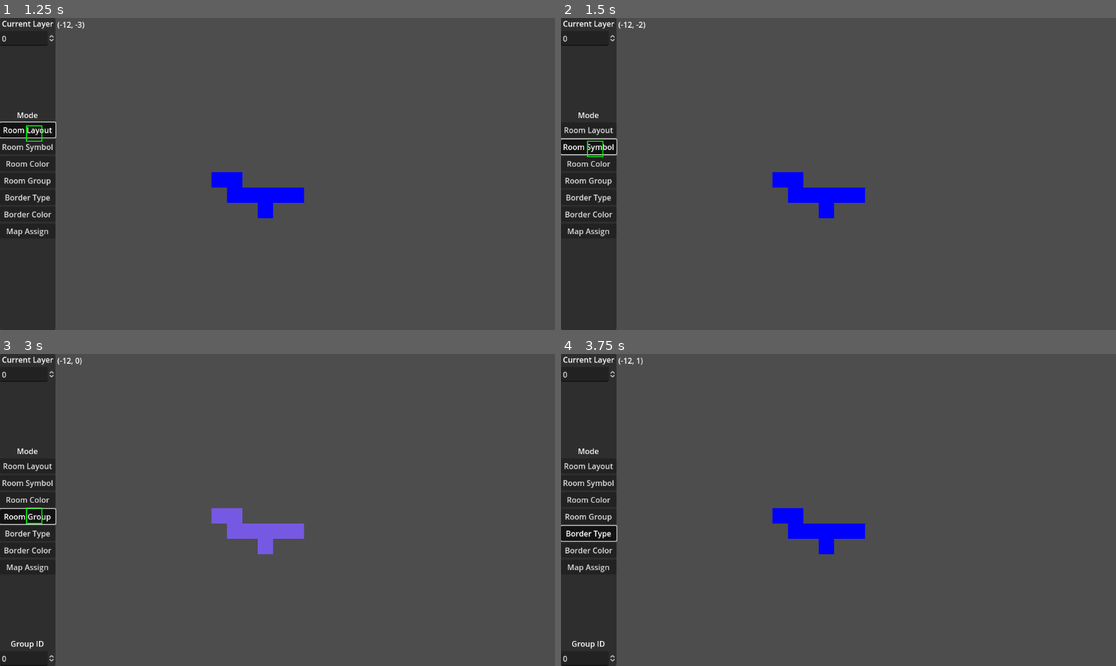
Above: before the commit, frames 1-4 (two rows, left to right).
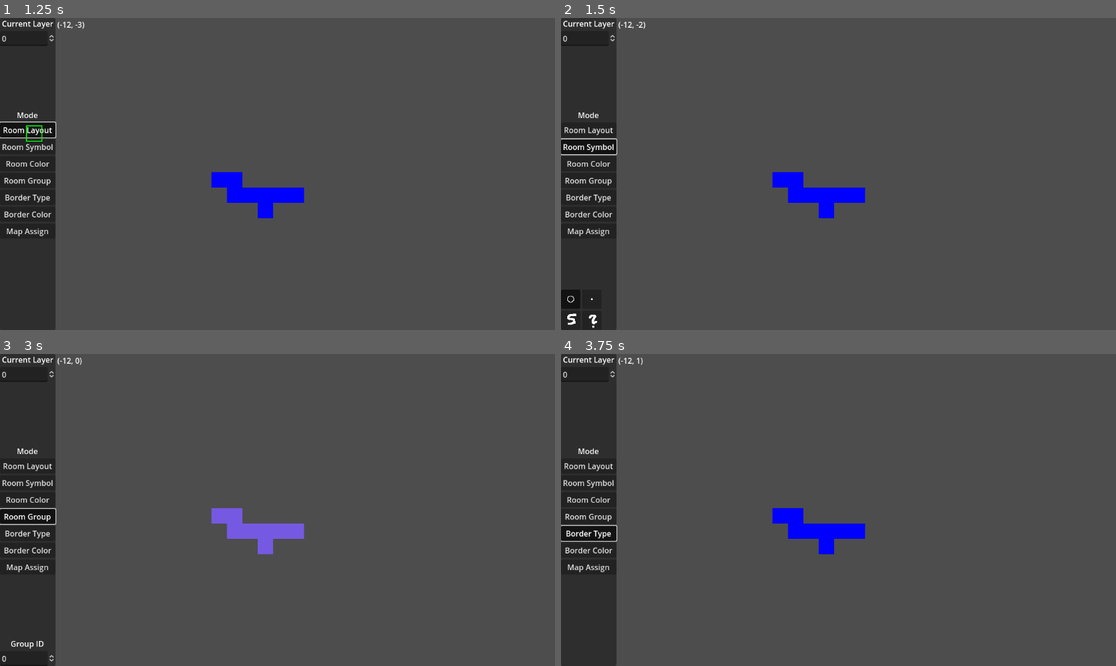
Above: after the commit, the same moments.

Repository: KoBeWi/Metroidvania-System
Game: Godot game, scene res://MetroidvaniaSystem/MapEditor/MapEditor.tscn
Two runs of this game, one before a commit and one after it. Both use one fixed random seed, a clock stepped at 60 frames per second and the inputs below.
Inputs:
- Up to frame 1 (1.25 s): click "Room Layout" at 0.5 s
- Up to frame 2 (1.5 s): click "Room Symbol" at 1.25 s
- Up to frame 3 (3 s): click "Room Color" at 2 s; click "Room Group" at 2.75 s
- Up to frame 4 (3.75 s): click "Border Type" at 3.5 s

Frame 1 is identical in both runs. In frame 2, 0.3% of the frame differs, in the area x 0-8%, y 39-100%; in frame 3, less than 0.1%; in frame 4, 0.1%.
Error in both runs: Trying to assign an array of type "Array" to a variable of type "Array[Vector3i]". (res://MetroidvaniaSystem/System/MetroidvaniaSystem.gd:116)

Commit message:
Implemented symbol editor

Diff:
--- a/MetroidvaniaSystem/MapEditor/MapEditor.gd
+++ b/MetroidvaniaSystem/MapEditor/MapEditor.gd
@@ -33,7 +33,7 @@
 	map_overlay.queue_redraw()
 
 func get_current_sub_editor() -> Control:
-	return mode_group.get_pressed_button()
+	return mode_group.get_buttons()[mode - 1]
 
 func _on_map_input(event: InputEvent) -> void:
 	if event is InputEventMouseMotion:
--- a/MetroidvaniaSystem/MapEditor/MapEditor.tscn
+++ b/MetroidvaniaSystem/MapEditor/MapEditor.tscn
@@ -98,6 +98,48 @@
 [sub_resource type="GDScript" id="GDScript_ujwfx"]
 resource_name = "RoomSymbol"
 script/source = "extends \"res://MetroidvaniaSystem/MapEditor/SubEditor.gd\"
+
+var symbol_group: ButtonGroup
+
+func _editor_enter():
+	%Symbols.show()
+
+func _editor_exit():
+	%Symbols.hide()
+
+func _ready() -> void:
+	super()
+	room_only_cursor = true
+	symbol_group = ButtonGroup.new()
+
+	for symbol in MetSys.map_symbols:
+		add_symbol(symbol)
+
+func _editor_input(event: InputEvent):
+	if event is InputEventMouseButton:
+		if event.pressed:
+			var room_data := get_room_at_cursor()
+			if room_data.is_empty():
+				return
+
+			if event.button_index == MOUSE_BUTTON_LEFT:
+				room_data[\"symbol\"] = symbol_group.get_pressed_button().get_index()
+				print(room_data)
+				editor.map.queue_redraw()
+			elif event.button_index == MOUSE_BUTTON_RIGHT:
+				room_data.erase(\"symbol\")
+				editor.map.queue_redraw()
+
+func add_symbol(texture: Texture2D):
+	var button := Button.new()
+	button.icon = texture
+	button.toggle_mode = true
+	button.button_group = symbol_group
+
+	if not symbol_group.get_pressed_button():
+		button.button_pressed = true
+
+	%SymbolContainer.add_child(button)
 "
 
 [sub_resource type="GDScript" id="GDScript_tlx5u"]
@@ -113,6 +155,10 @@
 
 func _editor_exit():
 	%Groups.hide()
+
+func _ready() -> void:
+	super()
+	room_only_cursor = true
 
 func _editor_draw(map_overlay: CanvasItem):
 	var room_size: Vector2 = MetSys.ROOM_SIZE
@@ -243,25 +289,19 @@
 metadata/_edit_lock_ = true
 
 [node name="PanelContainer" type="PanelContainer" parent="."]
-offset_right = 115.0
-offset_bottom = 648.0
+layout_mode = 2
 
 [node name="Modes" type="VBoxContainer" parent="PanelContainer"]
-offset_right = 115.0
-offset_bottom = 648.0
+layout_mode = 2
 alignment = 1
 
 [node name="Label" type="Label" parent="PanelContainer/Modes"]
-offset_top = 188.0
-offset_right = 115.0
-offset_bottom = 214.0
+layout_mode = 2
 text = "Mode"
 horizontal_alignment = 1
 
 [node name="RoomLayout" type="Button" parent="PanelContainer/Modes"]
-offset_top = 218.0
-offset_right = 115.0
-offset_bottom = 249.0
+layout_mode = 2
 toggle_mode = true
 button_pressed = true
 button_group = SubResource("ButtonGroup_pv7fp")
@@ -269,115 +309,98 @@
 script = SubResource("GDScript_dsps8")
 
 [node name="RoomSymbol" type="Button" parent="PanelContainer/Modes"]
-offset_top = 253.0
-offset_right = 115.0
-offset_bottom = 284.0
+layout_mode = 2
 toggle_mode = true
 button_group = SubResource("ButtonGroup_pv7fp")
 text = "Room Symbol"
 script = SubResource("GDScript_ujwfx")
 
 [node name="RoomColor" type="Button" parent="PanelContainer/Modes"]
-offset_top = 288.0
-offset_right = 115.0
-offset_bottom = 319.0
+layout_mode = 2
 toggle_mode = true
 button_group = SubResource("ButtonGroup_pv7fp")
 text = "Room Color"
 script = SubResource("GDScript_tlx5u")
 
 [node name="RoomGroup" type="Button" parent="PanelContainer/Modes"]
-offset_top = 323.0
-offset_right = 115.0
-offset_bottom = 354.0
+layout_mode = 2
 toggle_mode = true
 button_group = SubResource("ButtonGroup_pv7fp")
 text = "Room Group"
 script = SubResource("GDScript_a80ln")
 
 [node name="BorderType" type="Button" parent="PanelContainer/Modes"]
-offset_top = 358.0
-offset_right = 115.0
-offset_bottom = 389.0
+layout_mode = 2
 toggle_mode = true
 button_group = SubResource("ButtonGroup_pv7fp")
 text = "Border Type"
 script = SubResource("GDScript_ilxbw")
 
 [node name="BorderColor" type="Button" parent="PanelContainer/Modes"]
-offset_top = 393.0
-offset_right = 115.0
-offset_bottom = 424.0
+layout_mode = 2
 toggle_mode = true
 button_group = SubResource("ButtonGroup_pv7fp")
 text = "Border Color"
 script = SubResource("GDScript_a3fsx")
 
 [node name="MapAssign" type="Button" parent="PanelContainer/Modes"]
-offset_top = 428.0
-offset_right = 115.0
-offset_bottom = 459.0
+layout_mode = 2
 toggle_mode = true
 button_group = SubResource("ButtonGroup_pv7fp")
 text = "Map Assign"
 script = SubResource("GDScript_ibl4j")
 
 [node name="EditControls" type="VBoxContainer" parent="PanelContainer"]
-offset_right = 115.0
-offset_bottom = 648.0
+layout_mode = 2
 mouse_filter = 2
 alignment = 2
 metadata/_edit_lock_ = true
 
+[node name="Symbols" type="VBoxContainer" parent="PanelContainer/EditControls"]
+unique_name_in_owner = true
+visible = false
+layout_mode = 2
+
+[node name="SymbolContainer" type="HFlowContainer" parent="PanelContainer/EditControls/Symbols"]
+unique_name_in_owner = true
+layout_mode = 2
+
 [node name="Groups" type="VBoxContainer" parent="PanelContainer/EditControls"]
 unique_name_in_owner = true
 visible = false
-offset_top = 587.0
-offset_right = 115.0
-offset_bottom = 648.0
+layout_mode = 2
 
 [node name="Label" type="Label" parent="PanelContainer/EditControls/Groups"]
-offset_right = 115.0
-offset_bottom = 26.0
+layout_mode = 2
 text = "Group ID"
 horizontal_alignment = 1
 
 [node name="CurrentGroup" type="SpinBox" parent="PanelContainer/EditControls/Groups"]
 unique_name_in_owner = true
-offset_top = 30.0
-offset_right = 115.0
-offset_bottom = 61.0
+layout_mode = 2
 
 [node name="Layer" type="VBoxContainer" parent="PanelContainer"]
-offset_right = 115.0
-offset_bottom = 648.0
+layout_mode = 2
 mouse_filter = 2
 metadata/_edit_lock_ = true
 
 [node name="Label" type="Label" parent="PanelContainer/Layer"]
-offset_right = 115.0
-offset_bottom = 26.0
+layout_mode = 2
 text = "Current Layer"
 horizontal_alignment = 1
 
 [node name="SpinBox" type="SpinBox" parent="PanelContainer/Layer"]
-offset_top = 30.0
-offset_right = 115.0
-offset_bottom = 61.0
+layout_mode = 2
 
 [node name="MapOverlay" type="Control" parent="."]
-layout_mode = 3
-anchors_preset = 0
-offset_left = 119.0
-offset_right = 1152.0
-offset_bottom = 648.0
+layout_mode = 2
 size_flags_horizontal = 3
 
 [node name="Map" type="Control" parent="MapOverlay"]
 unique_name_in_owner = true
 show_behind_parent = true
 clip_contents = true
-layout_mode = 3
+layout_mode = 1
 anchors_preset = 15
 anchor_right = 1.0
 anchor_bottom = 1.0
--- a/MetroidvaniaSystem/MapEditor/SubEditor.gd
+++ b/MetroidvaniaSystem/MapEditor/SubEditor.gd
@@ -4,6 +4,7 @@
 var editor: EDITOR_SCRIPT
 
 var use_cursor := true
+var room_only_cursor := false
 var cursor_color := Color.GREEN
 
 var drag_from: Vector2i = EDITOR_SCRIPT.NULL_VECTOR2I
@@ -29,7 +30,7 @@
 		map_overlay.draw_rect(Rect2(Vector2(p.x, p.y) * room_size, room_size), Color(1, 1, 0, 0.25))
 
 	if drag_from == EDITOR_SCRIPT.NULL_VECTOR2I:
-		if use_cursor:
+		if use_cursor and (not room_only_cursor or not get_room_at_cursor().is_empty()):
 			map_overlay.draw_rect(Rect2(get_cursor_pos() as Vector2 * room_size, room_size), Color.GREEN, false, 2)
 	else:
 		var rect := get_rect_between(drag_from, get_cursor_pos())
@@ -81,3 +82,6 @@
 		return MetSys.D
 
 	return -1
+
+func get_room_at_cursor() -> Dictionary:
+	return MetSys.get_room_at(get_coords(get_cursor_pos()))
--- a/MetroidvaniaSystem/System/MetroidvaniaSystem.gd
+++ b/MetroidvaniaSystem/System/MetroidvaniaSystem.gd
@@ -205,11 +205,10 @@
 		map_changed.emit(map_data[room].assigned_map)
 	## tu odkrywanie i sygnał teleportacji
 
-## w edytorze map: można rysować prostokąty, trochę jak w trackmanii się łączą (że kwadraty obok siebie mają ściany, ale jak się przeciągnie prostokąt między nimi to są 1 pomieszczenie)
-## można klikać ściany, żeby edytować
-
 func discover_secret_passage(gdzie):
 	pass ## usuwa ścianę?
+	## nazwa: override border
+	## i druga taka metoda do symboli?
 
 func draw_map_square(canvas_item: CanvasItem, offset: Vector2i, room: Vector3i, use_save_data := false):
 	var room_data: Dictionary = map_data.get(room, {})
@@ -272,10 +271,18 @@
 
 	canvas_item.draw_set_transform_matrix(Transform2D())
 
-	if bool(display_flags & DISPLAY_SYMBOLS) and room in save_data.room_symbols:
-		var symbol: int = save_data.room_symbols[room].back()
-		assert(symbol < map_symbols.size())
-		canvas_item.draw_texture(map_symbols[symbol], offset * ROOM_SIZE)
+	if bool(display_flags & DISPLAY_SYMBOLS):
+		var symbol: int = -1
+
+		if room in save_data.room_symbols:
+			symbol = save_data.room_symbols[room].back()
+
+		if symbol == -1:
+			symbol = room_data.get("symbol", -1)
+
+		if symbol > - 1:
+			assert(symbol < map_symbols.size())
+			canvas_item.draw_texture(map_symbols[symbol], offset * ROOM_SIZE)
 
 func draw_player_location(canvas_item: CanvasItem, offset: Vector2i, exact := false):
 	var player_position: Vector2 = (last_player_position + offset) * ROOM_SIZE
@@ -315,3 +322,7 @@
 
 func reset_save_data():
 	save_data = SAVE_DATA.new()
+
+##mapdata
+func get_room_at(coords: Vector3i) -> Dictionary:
+	return map_data.get(coords, {})
--- a/MetroidvaniaSystem/System/Singleton.tscn
+++ b/MetroidvaniaSystem/System/Singleton.tscn
@@ -10,6 +10,8 @@
 [ext_resource type="Texture2D" uid="uid://b050k4i01yhlw" path="res://MetroidvaniaSystem/Textures/PlayerMark.png" id="7_wu017"]
 [ext_resource type="Texture2D" uid="uid://djlvnbqowyndx" path="res://MetroidvaniaSystem/Textures/Symbol1.png" id="8_tpdd6"]
 [ext_resource type="Texture2D" uid="uid://b8m8faqafkjp4" path="res://MetroidvaniaSystem/Textures/Symbol2.png" id="9_gcg7b"]
+[ext_resource type="Texture2D" uid="uid://47sbhf0pecfu" path="res://MetroidvaniaSystem/Textures/Symbol3.png" id="11_nprjj"]
+[ext_resource type="Texture2D" uid="uid://bcuwpuvv6bpsf" path="res://MetroidvaniaSystem/Textures/Symbol4.png" id="12_6gduo"]
 
 [node name="MetroidvaniaSettings" type="Node"]
 script = ExtResource("1_y1fyl")
@@ -24,4 +26,4 @@
 uncollected_item_symbol = 0
 collected_item_symbol = 1
 map_borders = [ExtResource("3_5eq0t"), ExtResource("4_g1ime")]
-map_symbols = [ExtResource("8_tpdd6"), ExtResource("9_gcg7b")]
+map_symbols = [ExtResource("8_tpdd6"), ExtResource("9_gcg7b"), ExtResource("11_nprjj"), ExtResource("12_6gduo")]
--- a/SampleProject/Game.tscn
+++ b/SampleProject/Game.tscn
@@ -160,7 +160,6 @@
 
 [node name="ColorRect" type="ColorRect" parent="UI/Minimap"]
 modulate = Color(1, 1, 1, 0.752941)
-layout_mode = 0
 offset_left = 32.0
 offset_top = 32.0
 offset_right = 64.0
Not shown: 1 places in MetroidvaniaSystem/System/Singleton.tscn that only renumber resources
Binary file added: MetroidvaniaSystem/Textures/Symbol3.png
Not shown, added: MetroidvaniaSystem/Textures/Symbol3.png.import
Binary file added: MetroidvaniaSystem/Textures/Symbol4.png
Not shown, added: MetroidvaniaSystem/Textures/Symbol4.png.import
